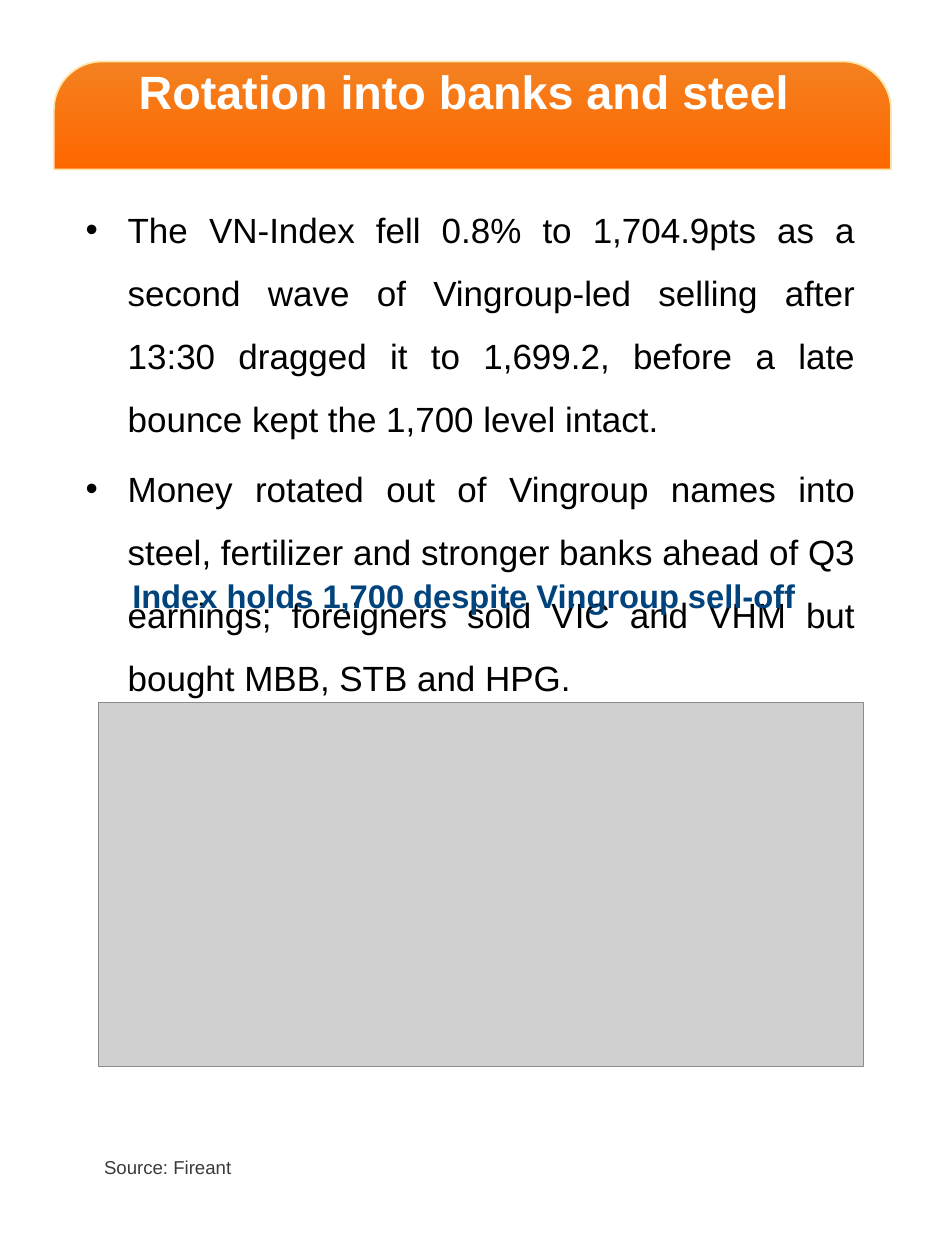
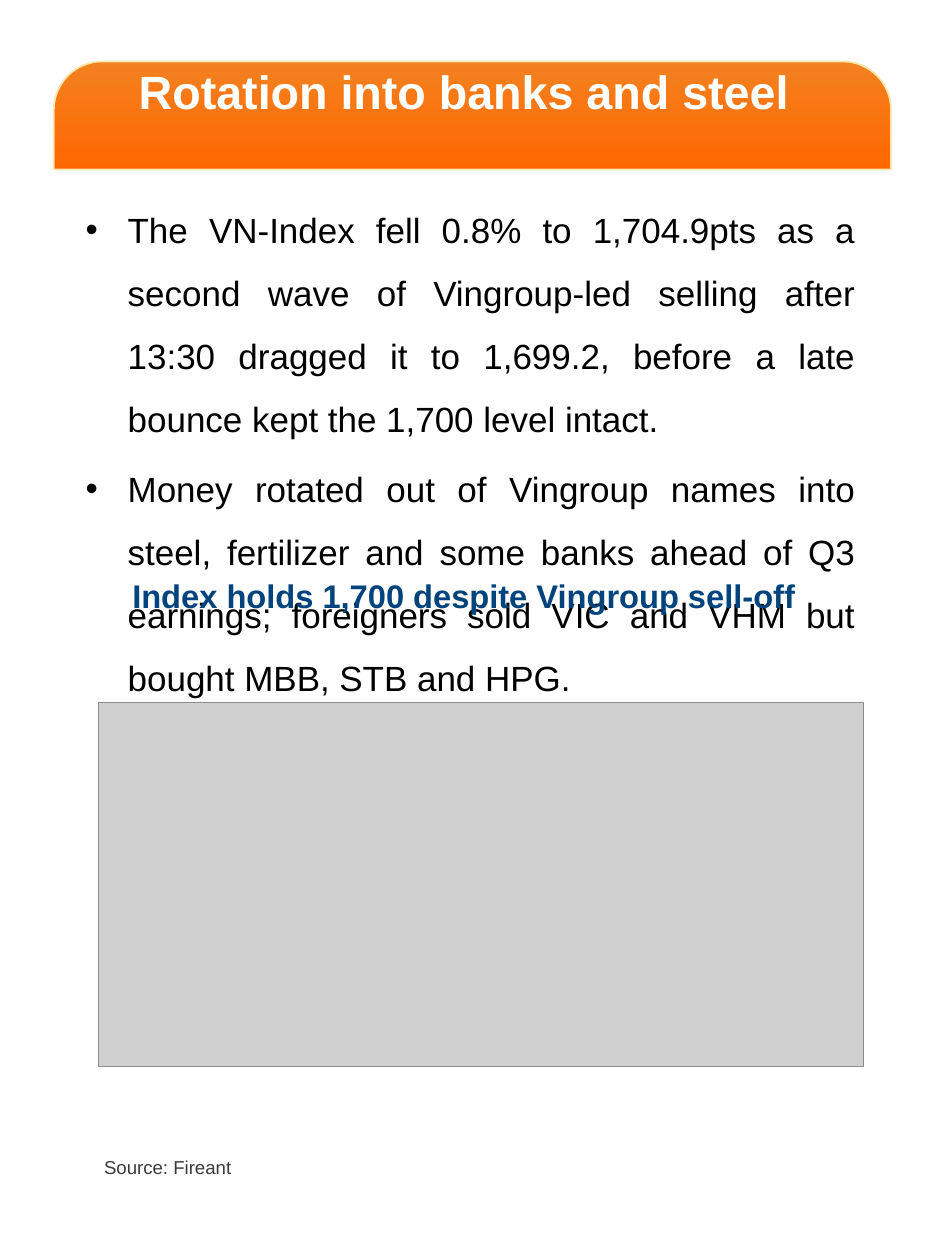
Before and after one commit to datquanton/verbose-guide, a slide deck: slide 2 of DailyReport_Mobile_EN_20261014.pptx. Drawn at 945x1260 pixels with LibreOffice and Linux fonts; fonts in the diff are those of the drawing; grey boxes stand for pictures; background and template pictures are left out. Boxes give left, top, right and bottom in pixels: in the first picture for what was removed or moved away, otherwise in the second. Text is boxed around its words. In the diff, an @@ line names an element or a change of style, - is before the commit and + after.

```diff
--- a/DailyReport_Mobile_EN_20261014.pptx
+++ b/DailyReport_Mobile_EN_20261014.pptx
@@ text at (x1=128, y1=476, x2=855, y2=698): text changed @@
-• Money rotated out of Vingroup names into steel, fertilizer and stronger banks ahead of Q3 earnings; foreigners sold VIC and VHM but bought MBB, STB and HPG.
+• Money rotated out of Vingroup names into steel, fertilizer and some banks ahead of Q3 earnings; foreigners sold VIC and VHM but bought MBB, STB and HPG.
```
Also in this commit, not shown: 2 other slides changed, 1 other file.
